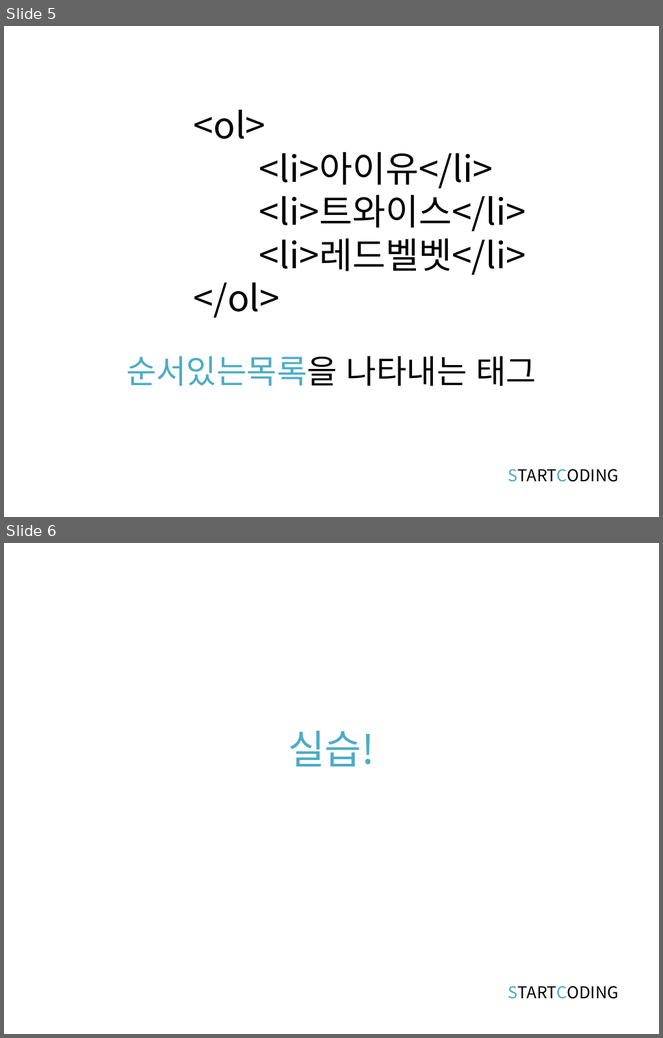
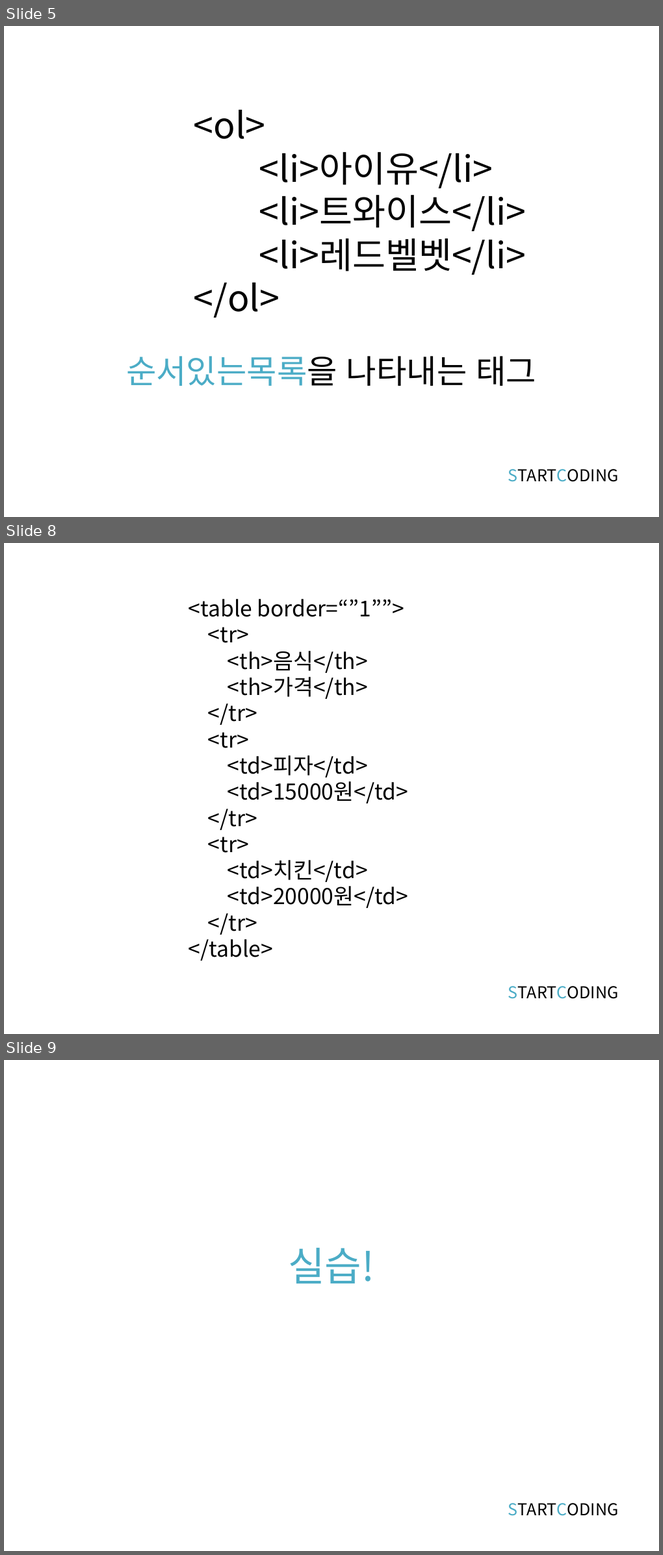
Before and after one commit to kwonkijun/web, a slide deck: 프론트엔드기초(PPT)/HTML5 4강_목록태그.pptx. Shown one above the other, each under a label of ours: slides 5 and 6 before the commit, slides 5, 8 and 9 after it; the slides between them are not shown. The pictures are 663x1038 and 663x1555 pixels, drawn with LibreOffice and Linux fonts; fonts in the diff are those of the drawing. Boxes give left, top, right and bottom in pixels: in the first picture for what was removed or moved away, otherwise in the second. Text is boxed around its words. In the diff, an @@ line names an element or a change of style, - is before the commit and + after.

```diff
--- a/프론트엔드기초(PPT)/HTML5 4강_목록태그.pptx
+++ b/프론트엔드기초(PPT)/HTML5 4강_목록태그.pptx
@@ slide 8 added at (4,543,659,1034), background #FFFFFF @@
@@ title added at (189,599,408,961), 24 pt, text #000000 @@
+<table border=“”1””>
+<tr>
+<th>음식</th>
+<th>가격</th>
+</tr>
+<tr>
+<td>피자</td>
+<td>15000원</td>
+</tr>
+<tr>
+<td>치킨</td>
+<td>20000원</td>
+</tr>
+</table>
@@ text added at (508,986,619,999), 18 pt, text #000000 @@
+STARTCODING
@@ what was slide 6 is now slide 9 @@
```
Also in this commit, not shown: 1 slide changed, 2 other slides added, 30 other files.
